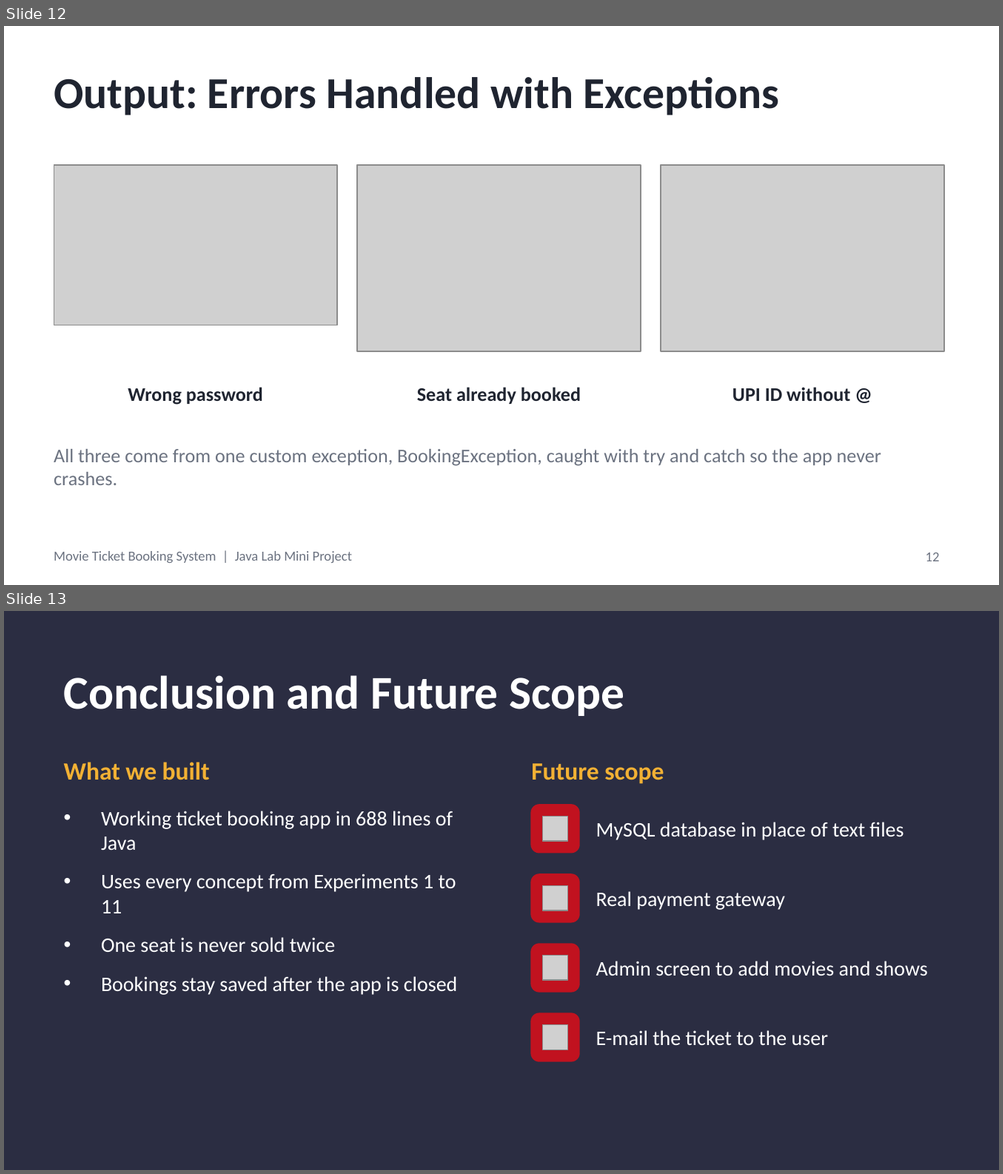
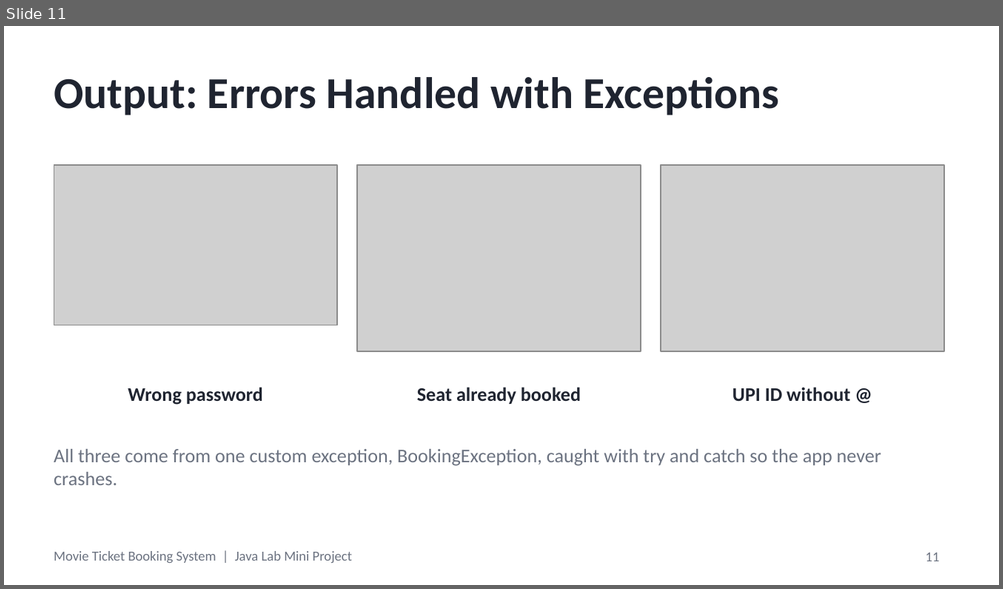
Before and after one commit to ThatOneRahul/Movie-Ticket-Booking-System, a slide deck: Movie Ticket Booking System - Presentation.pptx. Shown one above the other, each under a label of ours: slides 12 and 13 before the commit, slide 11 after it. The pictures are 1003x1174 and 1003x589 pixels, drawn with LibreOffice and Linux fonts; fonts in the diff are those of the drawing; grey boxes stand for pictures. Boxes give left, top, right and bottom in pixels: in the first picture for what was removed or moved away, otherwise in the second. Text is boxed around its words. In the diff, an @@ line names an element or a change of style, - is before the commit and + after.

Commit message:
Redo presentation as Title, Problem Statement, Objective, Program and Output

```diff
--- a/Movie Ticket Booking System - Presentation.pptx
+++ b/Movie Ticket Booking System - Presentation.pptx
@@ slide 13 removed at <box>4,611,999,1170</box>, background #2B2D42 @@
@@ title removed at <box>64,675,624,716</box> @@
-Conclusion and Future Scope
@@ text removed at <box>64,762,210,780</box> @@
-What we built
@@ text removed at <box>531,763,663,784</box> @@
-Future scope
@@ rounded rectangle removed at <box>531,805,579,853</box> @@
@@ text removed at <box>101,811,458,995</box> @@
-• Working ticket booking app in 688 lines of Java
-• Uses every concept from Experiments 1 to 11
-• One seat is never sold twice
-• Bookings stay saved after the app is closed
@@ picture removed at <box>543,817,568,842</box> @@
@@ text removed at <box>596,822,903,840</box> @@
-MySQL database in place of text files
@@ rounded rectangle removed at <box>531,874,579,923</box> @@
@@ picture removed at <box>543,886,568,911</box> @@
@@ text removed at <box>596,891,785,910</box> @@
-Real payment gateway
@@ rounded rectangle removed at <box>531,944,579,992</box> @@
@@ picture removed at <box>543,956,568,981</box> @@
@@ text removed at <box>596,961,928,976</box> @@
-Admin screen to add movies and shows
@@ rounded rectangle removed at <box>531,1014,579,1062</box> @@
@@ picture removed at <box>543,1025,568,1051</box> @@
@@ text removed at <box>596,1031,828,1045</box> @@
-E-mail the ticket to the user
@@ what was slide 12 is now slide 11 @@
@@ page number at <box>925,553,939,562</box>: text changed @@
-12
+11
```
Also in this commit, not shown: 4 slides changed, 2 slides added, 3 other slides removed, 1 other file.
